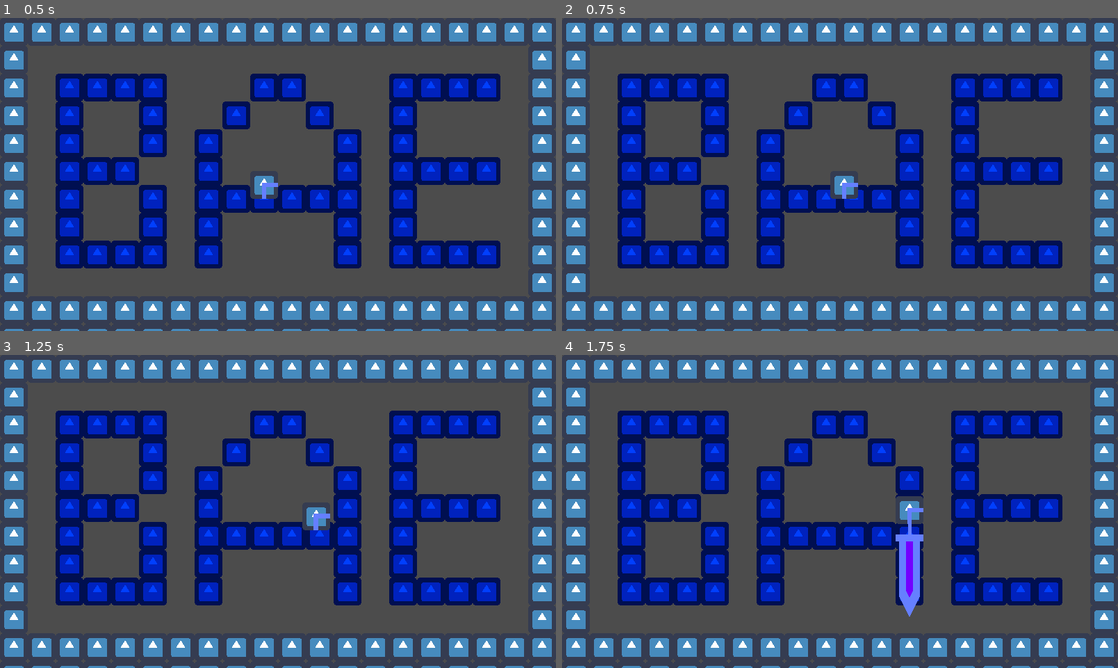
Above: before the commit, frames 1-4 (two rows, left to right).
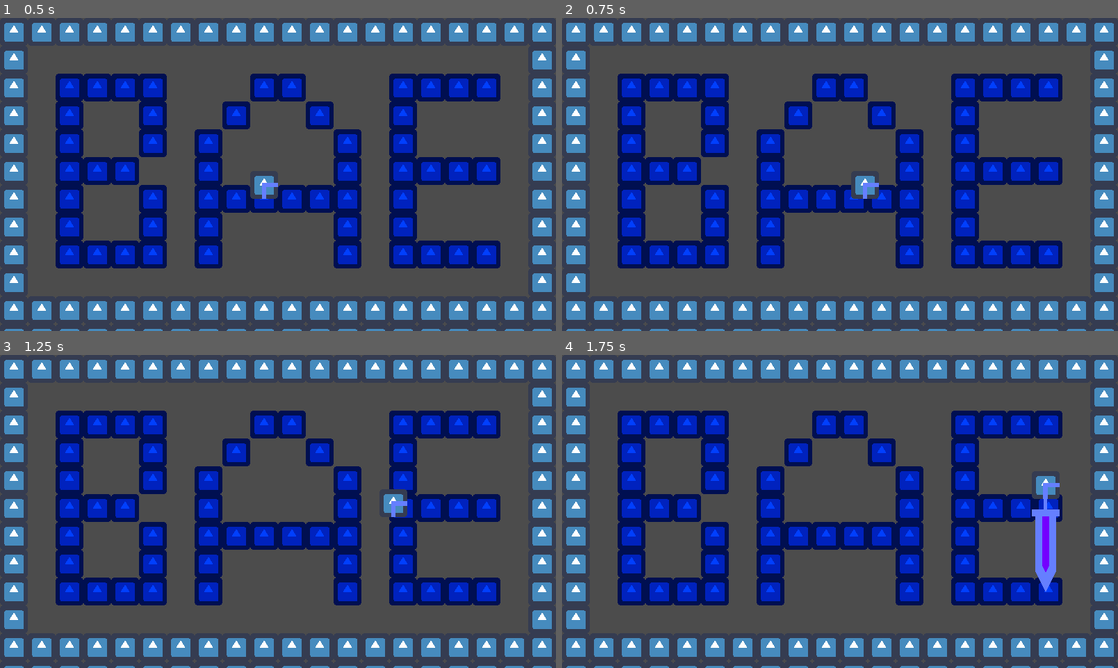
Above: after the commit, the same moments.

Repository: Gravedigger7789/Glorious
Game: Godot game, scene res://Worlds/test-topdown.tscn
Same seed, same stepped clock (60 frames per second), same inputs: the game is played once before the commit and once after it. This scene is started directly instead of the project's main scene. The engine's default icon, where the game draws it, is replaced by a stand-in: a white triangle on a blue panel in a dark square.
Inputs:
- Up to frame 1 (0.5 s): no input
- Up to frame 2 (0.75 s): tap Enter at 0.5 s; hold Right (move_right) from 0.53 s (still down); hold Z (attack) from 0.53 s (still down)
- Up to frame 3 (1.25 s): keep holding Right (move_right); keep holding Z (attack); tap Up (jump) at 0.77, 0.8, 1.07 s
- Up to frame 4 (1.75 s): keep holding Right (move_right); release Z (attack) at 1.28 s; tap Up (jump) at 1.35, 1.52 s; tap Z (attack) at 1.55 s

Frame 1 is identical in both runs. In frame 2, 0.6% of the frame differs, in the area x 48-57%, y 50-58%; in frame 3, 0.6%; in frame 4, 2.5%, in the area x 60-90%, y 38-84%.

Commit message:
Simplified top down movement

Diff:
--- a/Characters/Platformer/Platformer.tscn
+++ b/Characters/Platformer/Platformer.tscn
@@ -5,61 +5,32 @@
 [ext_resource path="res://Characters/Health/Health.tscn" type="PackedScene" id=3]
 
 [sub_resource type="CapsuleShape2D" id=1]
-
-custom_solver_bias = 0.0
 radius = 32.0
 height = 64.0
 
-[node name="Platformer" type="KinematicBody2D" index="0"]
+[node name="Platformer" type="KinematicBody2D"]
+collision_mask = 14
+script = ExtResource( 1 )
 
-input_pickable = false
-collision_layer = 1
-collision_mask = 14
-collision/safe_margin = 0.08
-script = ExtResource( 1 )
-_sections_unfolded = [ "Collision" ]
-gravity = 980
-terminal_velocity = 750
-walk_speed = 450
-jump_speed = 450
-
-[node name="Sprite" type="Sprite" parent="." index="0"]
-
+[node name="Sprite" type="Sprite" parent="."]
 position = Vector2( 0, -32 )
 texture = ExtResource( 2 )
-_sections_unfolded = [ "Transform" ]
 
-[node name="BulletPosition" type="Position2D" parent="Sprite" index="0"]
-
+[node name="BulletPosition" type="Position2D" parent="Sprite"]
 position = Vector2( 32, 32 )
 
-[node name="Sprite2" type="Sprite" parent="." index="1"]
-
+[node name="Sprite2" type="Sprite" parent="."]
 position = Vector2( 0, 32 )
 texture = ExtResource( 2 )
-_sections_unfolded = [ "Transform" ]
 
-[node name="CollisionShape2D" type="CollisionShape2D" parent="." index="2"]
+[node name="CollisionShape2D" type="CollisionShape2D" parent="."]
+shape = SubResource( 1 )
 
-shape = SubResource( 1 )
-_sections_unfolded = [ "Transform" ]
+[node name="AnimationPlayer" type="AnimationPlayer" parent="."]
 
-[node name="AnimationPlayer" type="AnimationPlayer" parent="." index="3"]
-
-root_node = NodePath("..")
-autoplay = ""
-playback_process_mode = 1
-playback_default_blend_time = 0.0
-playback_speed = 1.0
-blend_times = [  ]
-
-[node name="AttackCooldown" type="Timer" parent="." index="4"]
-
-process_mode = 1
+[node name="AttackCooldown" type="Timer" parent="."]
 wait_time = 0.15
 one_shot = true
-autostart = false
 
-[node name="Health" parent="." index="5" instance=ExtResource( 3 )]
-
+[node name="Health" parent="." instance=ExtResource( 3 )]
 [connection signal="health_depleted" from="Health" to="." method="_on_Health_health_depleted"]
--- a/Characters/TopDown/TopDown.gd
+++ b/Characters/TopDown/TopDown.gd
@@ -8,10 +8,8 @@
 const ATTACK_TIME_SHOW_WEAPON = 0.2
 const BULLET_VELOCITY = 1000
 
-enum direction { RIGHT, DOWN, LEFT, UP }
-
 var linear_velocity = Vector2()
-var facing_direction = direction.RIGHT
+var facing_direction = Vector2()
 var sprite_scale = Vector2(1,1)
 var last_attack_time = 1
 var on_floor = false
@@ -27,33 +25,13 @@
 	update_animations()
 
 func apply_movement(delta):
-	# Moving
-	var target_speed = Vector2()
-	if Input.is_action_pressed('move_up'):
-		target_speed.y += -1
-		facing_direction = direction.UP
-	if Input.is_action_pressed('move_down'):
-		target_speed.y +=  1
-		facing_direction = direction.DOWN
+	var input_direction = Vector2()
+	input_direction.x = int(Input.is_action_pressed("move_right")) - int(Input.is_action_pressed("move_left"))
+	input_direction.y = int(Input.is_action_pressed("move_down")) - int(Input.is_action_pressed("move_up"))
+	if input_direction != Vector2.ZERO:
+		facing_direction = input_direction
 
-	if target_speed.y == 0:
-		if Input.is_action_pressed('move_left'):
-			target_speed.x += -1
-			facing_direction = direction.LEFT
-		if Input.is_action_pressed('move_right'):
-			target_speed.x +=  1
-			facing_direction = direction.RIGHT
-
-	target_speed *= walk_speed
-
-	match facing_direction:
-		direction.LEFT, direction.RIGHT:
-			linear_velocity.x = lerp(linear_velocity.x, target_speed.x, 0.1)
-			linear_velocity.y = 0
-		direction.UP, direction.DOWN:
-			linear_velocity.x = 0
-			linear_velocity.y = lerp(linear_velocity.y, target_speed.y, 0.1)
-
+	linear_velocity = input_direction.normalized() * walk_speed
 	linear_velocity = move_and_slide(linear_velocity, FLOOR_NORMAL, SLOPE_SLIDE_STOP)
 	on_floor = is_on_floor()
 
@@ -69,11 +47,11 @@
 
 func set_direction():
 	var new_scale = Vector2(1,1)
-	if facing_direction == direction.LEFT:
+	if facing_direction.x < 0:
 		new_scale.x = -1
-	if facing_direction == direction.UP:
+	if facing_direction.y < 0:
 		new_scale.y = -1
-	sprite.set_scale(Vector2(new_scale))
+	sprite.set_scale(Vector2(new_scale.x, new_scale.y))
 
 func _input(event):
 	if event.is_action_pressed('attack'):
@@ -82,7 +60,7 @@
 			var sword = preload("res://Weapons/Sword.tscn").instance()
 			#sword.position = $Sprite/SwordPosition.global_position
 			#print($Sprite/SwordPosition.global_position)
-			if facing_direction == direction.UP || facing_direction == direction.DOWN:
+			if facing_direction.y != 0:
 				$Sprite/SwordPosition2.add_child(sword)
 			else:
 				$Sprite/SwordPosition.add_child(sword)
--- a/Characters/TopDown/TopDown.tscn
+++ b/Characters/TopDown/TopDown.tscn
@@ -4,58 +4,30 @@
 [ext_resource path="res://icon.png" type="Texture" id=2]
 
 [sub_resource type="RectangleShape2D" id=1]
-
-custom_solver_bias = 0.0
 extents = Vector2( 32, 32 )
 
 [node name="TopDown" type="KinematicBody2D"]
+script = ExtResource( 1 )
 
-input_pickable = false
-collision_layer = 1
-collision_mask = 1
-collision/safe_margin = 0.08
-script = ExtResource( 1 )
-walk_speed = 450
+[node name="AnimationPlayer" type="AnimationPlayer" parent="."]
 
-[node name="AnimationPlayer" type="AnimationPlayer" parent="." index="0"]
-
-root_node = NodePath("..")
-autoplay = ""
-playback_process_mode = 1
-playback_default_blend_time = 0.0
-playback_speed = 1.0
-blend_times = [  ]
-
-[node name="Sprite" type="Sprite" parent="." index="1"]
-
+[node name="Sprite" type="Sprite" parent="."]
 texture = ExtResource( 2 )
 
-[node name="Line2D" type="Line2D" parent="Sprite" index="0"]
+[node name="Line2D" type="Line2D" parent="Sprite"]
+points = PoolVector2Array( 0, 32, 0, 0, 32, 0 )
+texture_mode = 1
 
-points = PoolVector2Array( 0, 32, 0, 0, 32, 0 )
-width = 10.0
-default_color = Color( 0.4, 0.5, 1, 1 )
-texture_mode = 1
-sharp_limit = 2.0
-round_precision = 8
-
-[node name="SwordPosition" type="Position2D" parent="Sprite" index="1"]
-
+[node name="SwordPosition" type="Position2D" parent="Sprite"]
 position = Vector2( 64, 0 )
 
-[node name="SwordPosition2" type="Position2D" parent="Sprite" index="2"]
-
+[node name="SwordPosition2" type="Position2D" parent="Sprite"]
 position = Vector2( 0, 64 )
 rotation = 1.5708
-_sections_unfolded = [ "Transform" ]
 
-[node name="CollisionShape2D" type="CollisionShape2D" parent="." index="2"]
-
+[node name="CollisionShape2D" type="CollisionShape2D" parent="."]
 shape = SubResource( 1 )
 
-[node name="AttackCooldown" type="Timer" parent="." index="3"]
-
-process_mode = 1
+[node name="AttackCooldown" type="Timer" parent="."]
 wait_time = 0.25
 one_shot = true
-autostart = false
--- a/Worlds/test-pong.tscn
+++ b/Worlds/test-pong.tscn
@@ -9,136 +9,63 @@
 
 [node name="Node" type="Node"]
 
-[node name="TileMap" type="TileMap" parent="." index="0"]
-
-mode = 0
+[node name="TileMap" type="TileMap" parent="."]
 tile_set = ExtResource( 1 )
-cell_size = Vector2( 64, 64 )
-cell_quadrant_size = 16
-cell_custom_transform = Transform2D( 1, 0, 0, 1, 0, 0 )
-cell_half_offset = 2
-cell_tile_origin = 0
-cell_y_sort = false
-cell_clip_uv = false
-collision_use_kinematic = false
-collision_friction = 1.0
-collision_bounce = 0.0
 collision_layer = 4
 collision_mask = 0
-occluder_light_mask = 1
 format = 1
 tile_data = PoolIntArray( -65536, 0, 0, -65535, 0, 0, -65534, 0, 0, -65533, 0, 0, -65532, 0, 0, -65531, 0, 0, -65530, 0 …(467 unchanged characters)…
-_sections_unfolded = [ "Collision" ]
 __meta__ = {
 "_edit_lock_": true
 }
 
-[node name="PongGUI" type="Control" parent="." index="1"]
-
-anchor_left = 0.0
-anchor_top = 0.0
+[node name="PongGUI" type="Control" parent="."]
 anchor_right = 1.0
 anchor_bottom = 1.0
-rect_pivot_offset = Vector2( 0, 0 )
-rect_clip_content = false
-mouse_filter = 0
-mouse_default_cursor_shape = 0
-size_flags_horizontal = 1
-size_flags_vertical = 1
 script = ExtResource( 2 )
 
-[node name="Background" type="ColorRect" parent="PongGUI" index="0"]
-
-anchor_left = 0.0
-anchor_top = 0.0
+[node name="Background" type="ColorRect" parent="PongGUI"]
 anchor_right = 1.0
 anchor_bottom = 1.0
-rect_pivot_offset = Vector2( 0, 0 )
-rect_clip_content = false
-mouse_filter = 0
-mouse_default_cursor_shape = 0
-size_flags_horizontal = 1
-size_flags_vertical = 1
 color = Color( 0, 0, 0, 1 )
 __meta__ = {
 "_edit_lock_": true
 }
 
-[node name="VerticleBar" type="ColorRect" parent="PongGUI" index="1"]
-
+[node name="VerticleBar" type="ColorRect" parent="PongGUI"]
 anchor_left = 0.5
-anchor_top = 0.0
 anchor_right = 0.5
 anchor_bottom = 1.0
 margin_left = -8.0
 margin_right = 8.0
-rect_pivot_offset = Vector2( 0, 0 )
-rect_clip_content = false
-mouse_filter = 0
-mouse_default_cursor_shape = 0
-size_flags_horizontal = 1
-size_flags_vertical = 1
 color = Color( 1, 1, 1, 0.5 )
-_sections_unfolded = [ "Anchor", "Margin" ]
 __meta__ = {
 "_edit_lock_": true
 }
 
-[node name="LeftScore" type="Label" parent="PongGUI" index="2"]
-
-anchor_left = 0.0
-anchor_top = 0.0
-anchor_right = 0.0
-anchor_bottom = 0.0
+[node name="LeftScore" type="Label" parent="PongGUI"]
 margin_left = 384.0
 margin_top = 64.0
 margin_right = 8.0
 margin_bottom = 14.0
-rect_pivot_offset = Vector2( 0, 0 )
-rect_clip_content = false
-mouse_filter = 2
-mouse_default_cursor_shape = 0
-size_flags_horizontal = 1
-size_flags_vertical = 4
 theme = ExtResource( 3 )
 text = "1"
-percent_visible = 1.0
-lines_skipped = 0
-max_lines_visible = -1
-_sections_unfolded = [ "Anchor", "Margin", "Theme" ]
 
-[node name="RightScore" type="Label" parent="PongGUI" index="3"]
-
+[node name="RightScore" type="Label" parent="PongGUI"]
 anchor_left = 1.0
-anchor_top = 0.0
 anchor_right = 1.0
-anchor_bottom = 0.0
 margin_left = -384.0
 margin_top = 64.0
 margin_bottom = 14.0
-rect_pivot_offset = Vector2( 0, 0 )
-rect_clip_content = false
-mouse_filter = 2
-mouse_default_cursor_shape = 0
-size_flags_horizontal = 1
-size_flags_vertical = 4
 theme = ExtResource( 3 )
 text = "2"
-percent_visible = 1.0
-lines_skipped = 0
-max_lines_visible = -1
-_sections_unfolded = [ "Anchor", "Margin", "Theme" ]
 
-[node name="Pong" parent="." index="2" instance=ExtResource( 4 )]
-
+[node name="Pong" parent="." instance=ExtResource( 4 )]
 position = Vector2( 160, 352 )
 
-[node name="PongEnemy" parent="." index="3" instance=ExtResource( 5 )]
-
+[node name="PongEnemy" parent="." instance=ExtResource( 5 )]
 position = Vector2( 1120, 352 )
 
-[node name="PongBall" parent="." index="4" instance=ExtResource( 6 )]
-
+[node name="PongBall" parent="." instance=ExtResource( 6 )]
 position = Vector2( 192, 96 )
-
 [connection signal="scored" from="PongBall" to="PongGUI" method="_on_PongBall_scored"]
--- a/Worlds/test-topdown.tscn
+++ b/Worlds/test-topdown.tscn
@@ -5,57 +5,27 @@
 
 [node name="Node" type="Node"]
 
-[node name="TopDown" parent="." index="0" instance=ExtResource( 1 )]
-
+[node name="TopDown" parent="." instance=ExtResource( 1 )]
 position = Vector2( 608, 384 )
 collision_mask = 12
-_sections_unfolded = [ "Collision" ]
 
-[node name="Walls" type="TileMap" parent="." index="1"]
-
-mode = 0
+[node name="Walls" type="TileMap" parent="."]
 tile_set = ExtResource( 2 )
-cell_size = Vector2( 64, 64 )
-cell_quadrant_size = 16
-cell_custom_transform = Transform2D( 1, 0, 0, 1, 0, 0 )
-cell_half_offset = 2
-cell_tile_origin = 0
-cell_y_sort = false
-cell_clip_uv = false
-collision_use_kinematic = false
-collision_friction = 1.0
-collision_bounce = 0.0
 collision_layer = 4
 collision_mask = 0
-occluder_light_mask = 1
 format = 1
 tile_data = PoolIntArray( 0, 0, 0, 1, 0, 0, 2, 0, 0, 3, 0, 0, 4, 0, 0, 5, 0, 0, 6, 0, 0, 7, 0, 0, 8, 0, 0, 9, 0, 0, 10, …(907 unchanged characters)…
-_sections_unfolded = [ "Collision" ]
 __meta__ = {
 "_edit_lock_": true
 }
 
-[node name="Floor" type="TileMap" parent="." index="2"]
-
+[node name="Floor" type="TileMap" parent="."]
 z_index = -1
-mode = 0
 tile_set = ExtResource( 2 )
-cell_size = Vector2( 64, 64 )
-cell_quadrant_size = 16
-cell_custom_transform = Transform2D( 1, 0, 0, 1, 0, 0 )
-cell_half_offset = 2
-cell_tile_origin = 0
-cell_y_sort = false
-cell_clip_uv = false
-collision_use_kinematic = false
-collision_friction = 1.0
-collision_bounce = 0.0
 collision_layer = 0
 collision_mask = 0
-occluder_light_mask = 1
 format = 1
 tile_data = PoolIntArray( 131074, 1, 0, 131075, 1, 0, 131076, 1, 0, 131077, 1, 0, 131081, 1, 0, 131082, 1, 0, 131086, 1 …(649 unchanged characters)…
-_sections_unfolded = [ "Collision", "Z Index" ]
 __meta__ = {
 "_edit_lock_": true
 }
--- a/default_theme.tres
+++ b/default_theme.tres
@@ -3,13 +3,8 @@
 [ext_resource path="res://Fonts/PoorStory-Regular.ttf" type="DynamicFontData" id=1]
 
 [sub_resource type="DynamicFont" id=1]
-
 size = 64
-use_mipmaps = false
-use_filter = false
 font_data = ExtResource( 1 )
-_sections_unfolded = [ "Font" ]
 
 [resource]
-
 default_font = SubResource( 1 )
